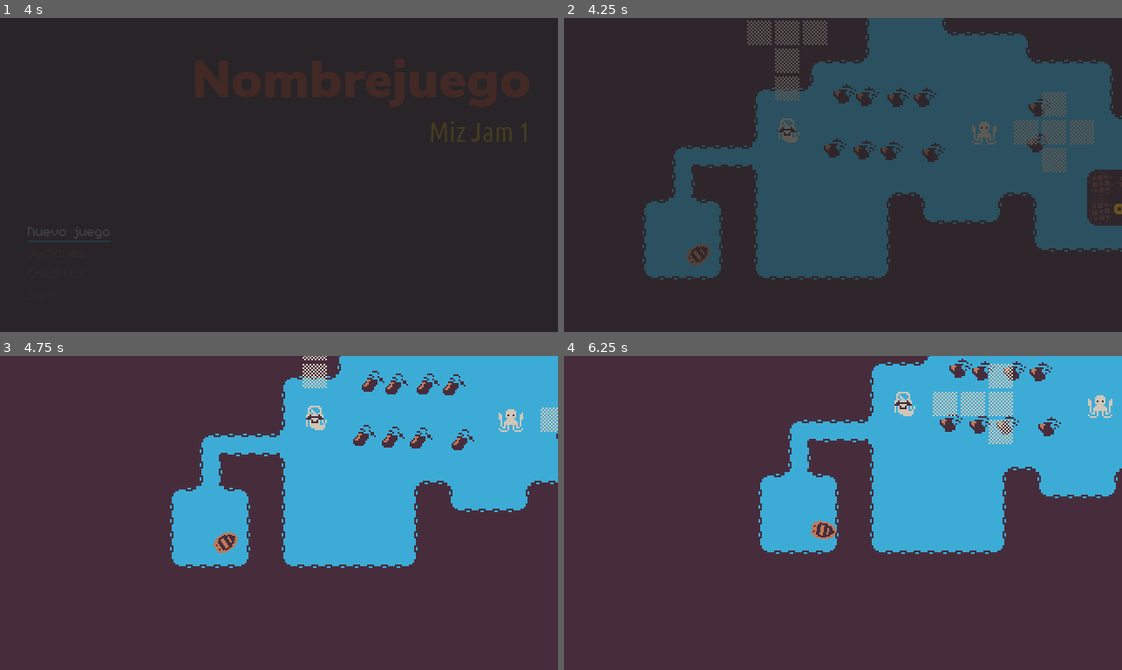
Above: before the commit, frames 1-4 (two rows, left to right).
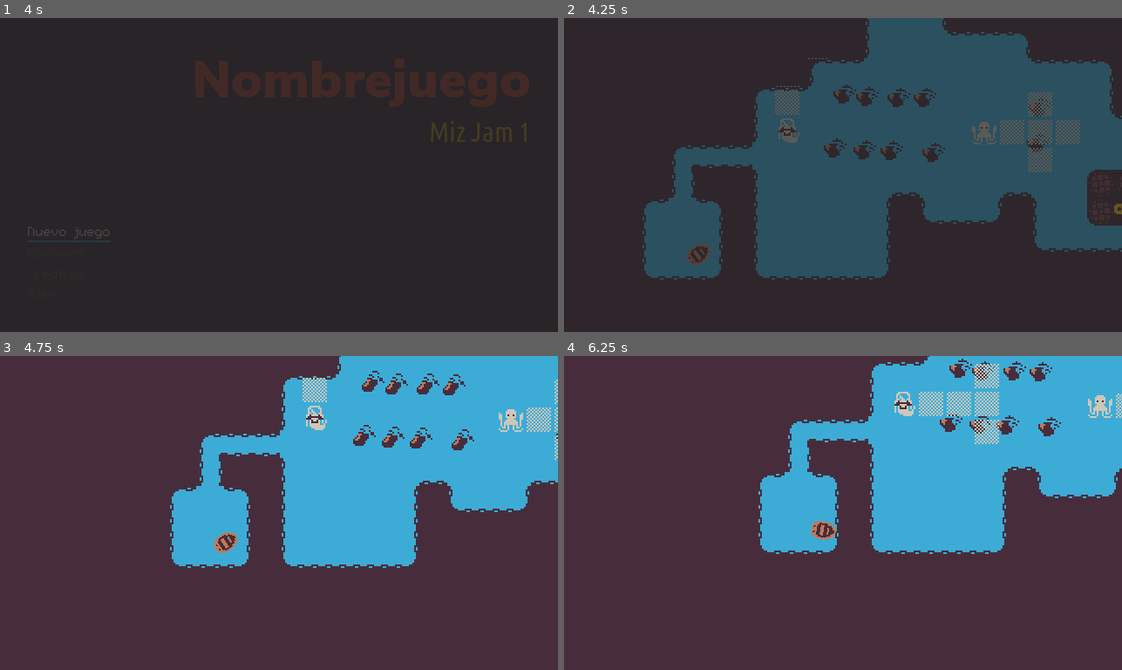
Above: after the commit, the same moments.

Repository: Perro-Viejo/miz-jam-1
Game: Godot game, scene res://src/Game/Game.tscn
Same seed, same stepped clock (60 frames per second), same inputs: the game is played once before the commit and once after it. Sound files missing from this copy of the repository are replaced by a short silence.
Inputs:
- Up to frame 1 (4 s): click "Nuevo juego" at 0.5 s; click "Nuevo juego" at 1.25 s; click "Créditos" at 2 s; click "Opciones" at 2.75 s; tap Enter (ui_accept) at 3.5, 3.77 s; hold D (Right) from 3.53 s (still down); tap X (Drop) at 3.6 s
- Up to frame 2 (4.25 s): keep holding D (Right)
- Up to frame 3 (4.75 s): release D (Right) at 4.28 s; hold S (Down) from 4.28 s (still down); tap Z (Grab) at 4.35 s; tap Enter (ui_accept) at 4.52 s
- Up to frame 4 (6.25 s): release S (Down) at 5.03 s; hold D (Right) 5.03-5.78 s; hold J (Journal) 5.03-5.78 s; hold W (Up) from 5.78 s (still down); tap X (Drop) at 5.85 s; tap Enter (ui_accept) at 6.02 s

Frame 1 is identical in both runs. In frame 2, 1.6% of the frame differs, in the area x 32-95%, y 0-50%; in frame 3, 0.4%; in frame 4, 0.7%.

Commit message:
View zones are rendered behind a ground tile.
Moved zones container in Cross and T pattern so there are no a space between the enemy and the view zones.

Diff:
--- a/game/src/Characters/Enemy/Enemy.gd
+++ b/game/src/Characters/Enemy/Enemy.gd
@@ -194,7 +194,6 @@
 					_dflt_pattern.scale.x = 1
 					_dflt_pattern.scale.y = 1
 					_looking_at = LookingDirection.UP
-
 	# Reiniciar el temporizador para volver a cambiar la mirada al futuro
 	$Timer.start()
 
--- a/game/src/Characters/Enemy/Enemy.tscn
+++ b/game/src/Characters/Enemy/Enemy.tscn
@@ -8,157 +8,157 @@
 
 [sub_resource type="AtlasTexture" id=1]
 atlas = ExtResource( 5 )
+region = Rect2( 32, 0, 16, 16 )
+
+[sub_resource type="AtlasTexture" id=2]
+atlas = ExtResource( 5 )
+region = Rect2( 16, 0, 16, 16 )
+
+[sub_resource type="AtlasTexture" id=3]
+atlas = ExtResource( 5 )
 region = Rect2( 0, 0, 16, 16 )
 
-[sub_resource type="AtlasTexture" id=2]
+[sub_resource type="AtlasTexture" id=4]
 atlas = ExtResource( 4 )
 region = Rect2( 0, 0, 128, 128 )
 
-[sub_resource type="AtlasTexture" id=3]
+[sub_resource type="AtlasTexture" id=5]
 atlas = ExtResource( 4 )
 region = Rect2( 128, 0, 128, 128 )
 
-[sub_resource type="AtlasTexture" id=4]
+[sub_resource type="AtlasTexture" id=6]
 atlas = ExtResource( 4 )
 region = Rect2( 256, 0, 128, 128 )
 
-[sub_resource type="AtlasTexture" id=5]
+[sub_resource type="AtlasTexture" id=7]
 atlas = ExtResource( 4 )
 region = Rect2( 384, 0, 128, 128 )
 
-[sub_resource type="AtlasTexture" id=6]
+[sub_resource type="AtlasTexture" id=8]
 atlas = ExtResource( 4 )
 region = Rect2( 512, 0, 128, 128 )
 
-[sub_resource type="AtlasTexture" id=7]
+[sub_resource type="AtlasTexture" id=9]
 atlas = ExtResource( 4 )
 region = Rect2( 640, 0, 128, 128 )
 
-[sub_resource type="AtlasTexture" id=8]
+[sub_resource type="AtlasTexture" id=10]
 atlas = ExtResource( 4 )
 region = Rect2( 0, 128, 128, 128 )
 
-[sub_resource type="AtlasTexture" id=9]
+[sub_resource type="AtlasTexture" id=11]
 atlas = ExtResource( 4 )
 region = Rect2( 128, 128, 128, 128 )
 
-[sub_resource type="AtlasTexture" id=10]
+[sub_resource type="AtlasTexture" id=12]
 atlas = ExtResource( 4 )
 region = Rect2( 256, 128, 128, 128 )
 
-[sub_resource type="AtlasTexture" id=11]
+[sub_resource type="AtlasTexture" id=13]
 atlas = ExtResource( 4 )
 region = Rect2( 384, 128, 128, 128 )
 
-[sub_resource type="AtlasTexture" id=12]
+[sub_resource type="AtlasTexture" id=14]
 atlas = ExtResource( 4 )
 region = Rect2( 512, 128, 128, 128 )
 
-[sub_resource type="AtlasTexture" id=13]
+[sub_resource type="AtlasTexture" id=15]
 atlas = ExtResource( 4 )
 region = Rect2( 640, 128, 128, 128 )
 
-[sub_resource type="AtlasTexture" id=14]
+[sub_resource type="AtlasTexture" id=16]
 atlas = ExtResource( 4 )
 region = Rect2( 0, 256, 128, 128 )
 
-[sub_resource type="AtlasTexture" id=15]
+[sub_resource type="AtlasTexture" id=17]
 atlas = ExtResource( 4 )
 region = Rect2( 128, 256, 128, 128 )
 
-[sub_resource type="AtlasTexture" id=16]
+[sub_resource type="AtlasTexture" id=18]
 atlas = ExtResource( 4 )
 region = Rect2( 256, 256, 128, 128 )
 
-[sub_resource type="AtlasTexture" id=17]
+[sub_resource type="AtlasTexture" id=19]
 atlas = ExtResource( 4 )
 region = Rect2( 384, 256, 128, 128 )
 
-[sub_resource type="AtlasTexture" id=18]
+[sub_resource type="AtlasTexture" id=20]
 atlas = ExtResource( 4 )
 region = Rect2( 512, 256, 128, 128 )
 
-[sub_resource type="AtlasTexture" id=19]
+[sub_resource type="AtlasTexture" id=21]
 atlas = ExtResource( 4 )
 region = Rect2( 640, 256, 128, 128 )
 
-[sub_resource type="AtlasTexture" id=20]
+[sub_resource type="AtlasTexture" id=22]
 atlas = ExtResource( 4 )
 region = Rect2( 0, 384, 128, 128 )
 
-[sub_resource type="AtlasTexture" id=21]
+[sub_resource type="AtlasTexture" id=23]
 atlas = ExtResource( 4 )
 region = Rect2( 128, 384, 128, 128 )
 
-[sub_resource type="AtlasTexture" id=22]
+[sub_resource type="AtlasTexture" id=24]
 atlas = ExtResource( 4 )
 region = Rect2( 256, 384, 128, 128 )
 
-[sub_resource type="AtlasTexture" id=23]
+[sub_resource type="AtlasTexture" id=25]
 atlas = ExtResource( 4 )
 region = Rect2( 384, 384, 128, 128 )
 
-[sub_resource type="AtlasTexture" id=24]
+[sub_resource type="AtlasTexture" id=26]
 atlas = ExtResource( 4 )
 region = Rect2( 512, 384, 128, 128 )
 
-[sub_resource type="AtlasTexture" id=25]
+[sub_resource type="AtlasTexture" id=27]
 atlas = ExtResource( 4 )
 region = Rect2( 640, 384, 128, 128 )
 
-[sub_resource type="AtlasTexture" id=26]
+[sub_resource type="AtlasTexture" id=28]
 atlas = ExtResource( 4 )
 region = Rect2( 0, 512, 128, 128 )
 
-[sub_resource type="AtlasTexture" id=27]
+[sub_resource type="AtlasTexture" id=29]
 atlas = ExtResource( 4 )
 region = Rect2( 128, 512, 128, 128 )
 
-[sub_resource type="AtlasTexture" id=28]
+[sub_resource type="AtlasTexture" id=30]
 atlas = ExtResource( 4 )
 region = Rect2( 256, 512, 128, 128 )
 
-[sub_resource type="AtlasTexture" id=29]
+[sub_resource type="AtlasTexture" id=31]
 atlas = ExtResource( 4 )
 region = Rect2( 384, 512, 128, 128 )
 
-[sub_resource type="AtlasTexture" id=30]
+[sub_resource type="AtlasTexture" id=32]
 atlas = ExtResource( 4 )
 region = Rect2( 512, 512, 128, 128 )
 
-[sub_resource type="AtlasTexture" id=31]
+[sub_resource type="AtlasTexture" id=33]
 atlas = ExtResource( 4 )
 region = Rect2( 640, 512, 128, 128 )
-
-[sub_resource type="AtlasTexture" id=32]
-atlas = ExtResource( 5 )
-region = Rect2( 16, 0, 16, 16 )
-
-[sub_resource type="AtlasTexture" id=33]
-atlas = ExtResource( 5 )
-region = Rect2( 32, 0, 16, 16 )
 
 [sub_resource type="SpriteFrames" id=34]
 animations = [ {
 "frames": [ SubResource( 1 ) ],
 "loop": true,
-"name": "1",
+"name": "3",
 "speed": 5.0
 }, {
-"frames": [ SubResource( 2 ), SubResource( 3 ), SubResource( 4 ), SubResource( 5 ), SubResource( 6 ), SubResource( 7 ), SubResource( 8 ), SubResource( 9 ), SubResource( 10 ), SubResource( 11 ), SubResource( 12 ), SubResource( 13 ), SubResource( 14 ), SubResource( 15 ), SubResource( 16 ), SubResource( 17 ), SubResource( 18 ), SubResource( 19 ), SubResource( 20 ), SubResource( 21 ), SubResource( 22 ), SubResource( 23 ), SubResource( 24 ), SubResource( 25 ), SubResource( 26 ), SubResource( 27 ), SubResource( 28 ), SubResource( 29 ), SubResource( 30 ), SubResource( 31 ) ],
-"loop": false,
-"name": "Show",
-"speed": 30.0
-}, {
-"frames": [ SubResource( 32 ) ],
+"frames": [ SubResource( 2 ) ],
 "loop": true,
 "name": "2",
 "speed": 5.0
 }, {
-"frames": [ SubResource( 33 ) ],
+"frames": [ SubResource( 3 ) ],
 "loop": true,
-"name": "3",
+"name": "1",
 "speed": 5.0
+}, {
+"frames": [ SubResource( 4 ), SubResource( 5 ), SubResource( 6 ), SubResource( 7 ), SubResource( 8 ), SubResource( 9 ), SubResource( 10 ), SubResource( 11 ), SubResource( 12 ), SubResource( 13 ), SubResource( 14 ), SubResource( 15 ), SubResource( 16 ), SubResource( 17 ), SubResource( 18 ), SubResource( 19 ), SubResource( 20 ), SubResource( 21 ), SubResource( 22 ), SubResource( 23 ), SubResource( 24 ), SubResource( 25 ), SubResource( 26 ), SubResource( 27 ), SubResource( 28 ), SubResource( 29 ), SubResource( 30 ), SubResource( 31 ), SubResource( 32 ), SubResource( 33 ) ],
+"loop": false,
+"name": "Show",
+"speed": 30.0
 } ]
 
 [node name="Enemy" type="Node2D"]
--- a/game/src/Characters/Enemy/VisibilityPattern/Patterns/Cross.tscn
+++ b/game/src/Characters/Enemy/VisibilityPattern/Patterns/Cross.tscn
@@ -6,13 +6,13 @@
 [node name="Cross" instance=ExtResource( 2 )]
 
 [node name="VisibilityZone2" parent="Zones" index="1" instance=ExtResource( 1 )]
-position = Vector2( 32, 0 )
+position = Vector2( 24, 0 )
 
 [node name="VisibilityZone3" parent="Zones" index="2" instance=ExtResource( 1 )]
-position = Vector2( 32, -16 )
+position = Vector2( 24, -16 )
 
 [node name="VisibilityZone4" parent="Zones" index="3" instance=ExtResource( 1 )]
-position = Vector2( 32, 16 )
+position = Vector2( 24, 16 )
 
 [node name="VisibilityZone5" parent="Zones" index="4" instance=ExtResource( 1 )]
-position = Vector2( 48, 0 )
+position = Vector2( 40, 0 )
--- a/game/src/Characters/Enemy/VisibilityPattern/Patterns/T.tscn
+++ b/game/src/Characters/Enemy/VisibilityPattern/Patterns/T.tscn
@@ -6,13 +6,13 @@
 [node name="T" instance=ExtResource( 1 )]
 
 [node name="VisibilityZone2" parent="Zones" index="1" instance=ExtResource( 2 )]
-position = Vector2( 32, 0 )
+position = Vector2( 24, 0 )
 
 [node name="VisibilityZone3" parent="Zones" index="2" instance=ExtResource( 2 )]
-position = Vector2( 48, 0 )
+position = Vector2( 40, 0 )
 
 [node name="VisibilityZone4" parent="Zones" index="3" instance=ExtResource( 2 )]
-position = Vector2( 48, -16 )
+position = Vector2( 40, -16 )
 
 [node name="VisibilityZone5" parent="Zones" index="4" instance=ExtResource( 2 )]
-position = Vector2( 48, 16 )
+position = Vector2( 40, 16 )
--- a/game/src/Characters/Enemy/VisibilityPattern/VisibilityPattern.tscn
+++ b/game/src/Characters/Enemy/VisibilityPattern/VisibilityPattern.tscn
@@ -6,9 +6,7 @@
 [node name="VisibilityPattern" type="Node2D"]
 script = ExtResource( 1 )
 
-[node name="Anchor" type="Position2D" parent="."]
-
 [node name="Zones" type="Node2D" parent="."]
 
 [node name="VisibilityZone" parent="Zones" instance=ExtResource( 2 )]
-position = Vector2( 16, 0 )
+position = Vector2( 8, 0 )
--- a/game/src/Levels/LaMar.tscn
+++ b/game/src/Levels/LaMar.tscn
@@ -219,7 +219,7 @@
 "shape": SubResource( 8 ),
 "shape_transform": Transform2D( 1, 0, 0, 1, 0, 0 )
 } ]
-8/z_index = 0
+8/z_index = 20
 9/name = "tileset.png 9"
 9/texture = ExtResource( 9 )
 9/tex_offset = Vector2( 0, 0 )
